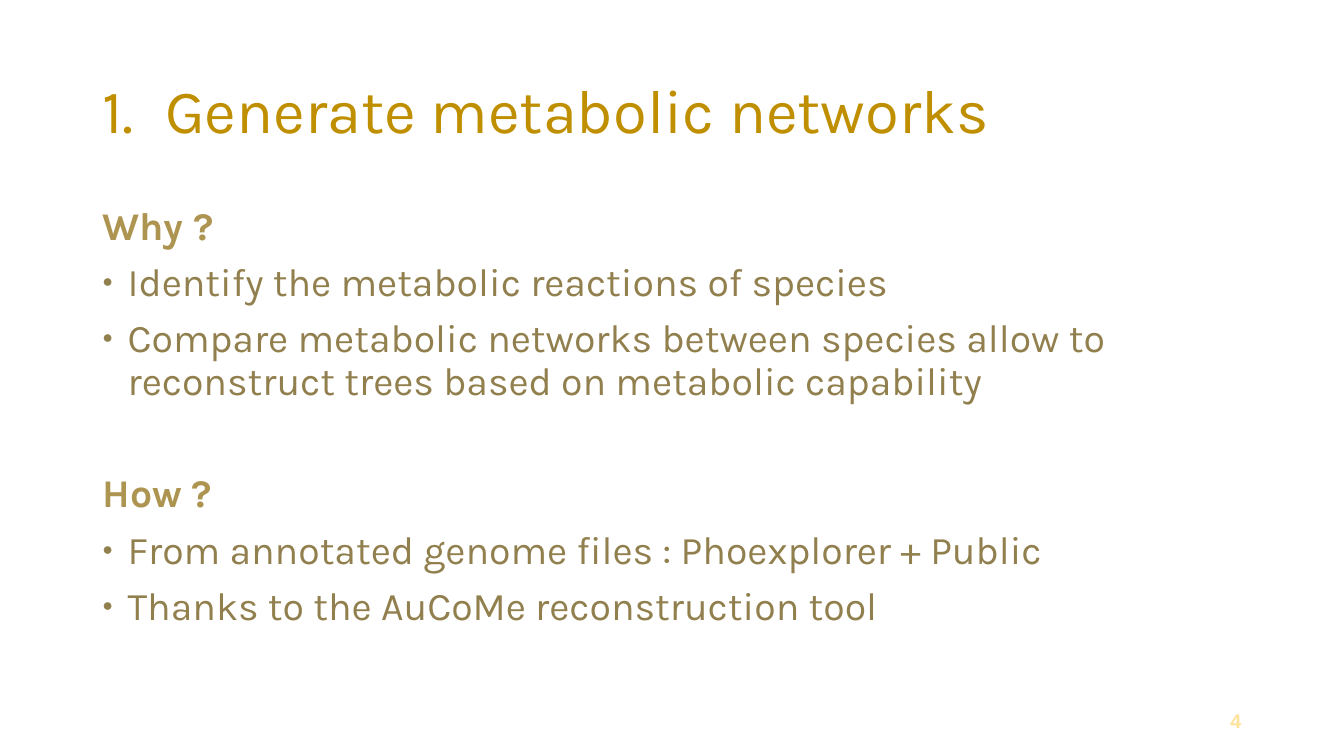
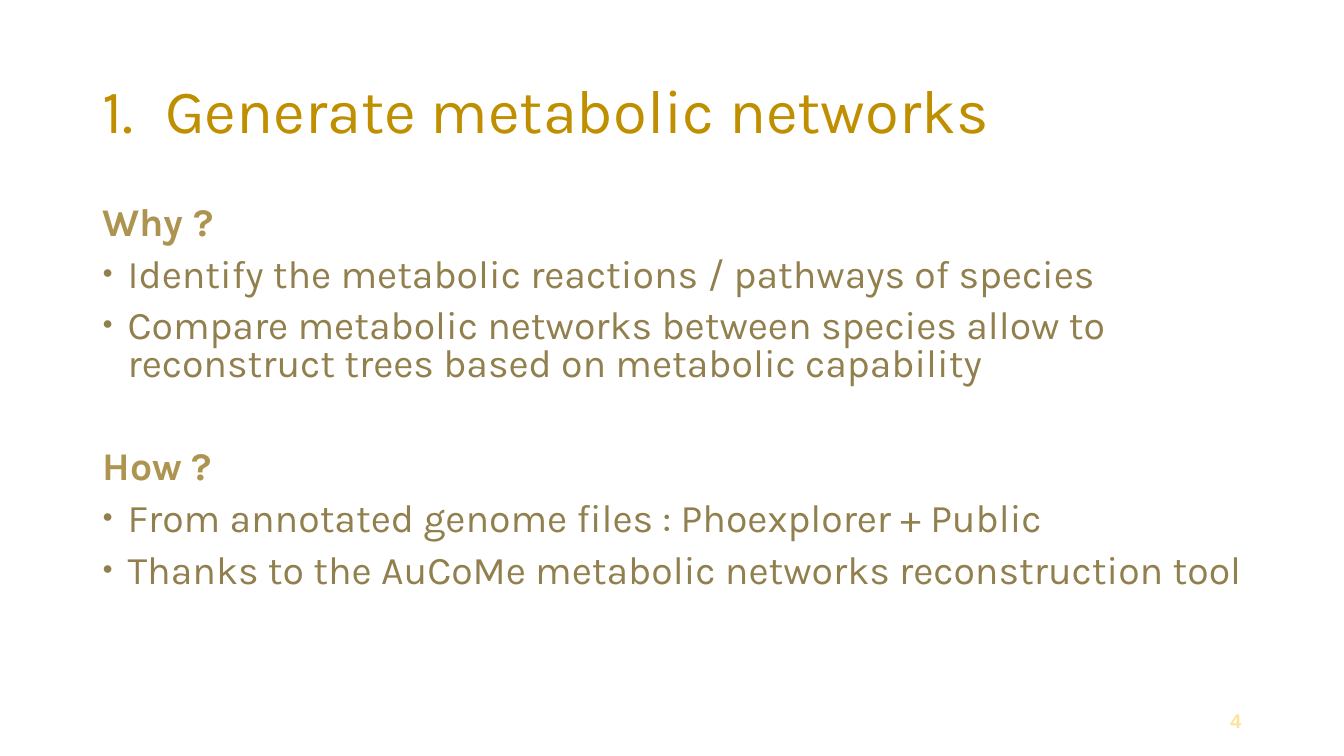
Before and after one commit to PaulineGHG/aucomana, a slide deck: slide 4 of DATA_EXT/Pb_stage(2).odp. Drawn at 1344x756 pixels with LibreOffice and Linux fonts; fonts in the diff are those of the drawing; background and template pictures are left out. Boxes give left, top, right and bottom in pixels: in the first picture for what was removed or moved away, otherwise in the second. Text is boxed around its words. In the diff, an @@ line names an element or a change of style, - is before the commit and + after.

```diff
--- a/DATA_EXT/Pb_stage(2).odp
+++ b/DATA_EXT/Pb_stage(2).odp
@@ text at <box>102,209,1105,542</box>: line spacing 0.9 to 0.8 @@
@@ text at <box>128,261,1095,298</box>: text changed @@
-● Identify the metabolic reactions of species
+● Identify the metabolic reactions / pathways of species
@@ text at <box>128,557,1242,585</box>: text changed @@
-● Thanks to the AuCoMe reconstruction tool
+● Thanks to the AuCoMe metabolic networks reconstruction tool
```
Also in this commit, not shown: 2 other slides changed, 3 other files.
